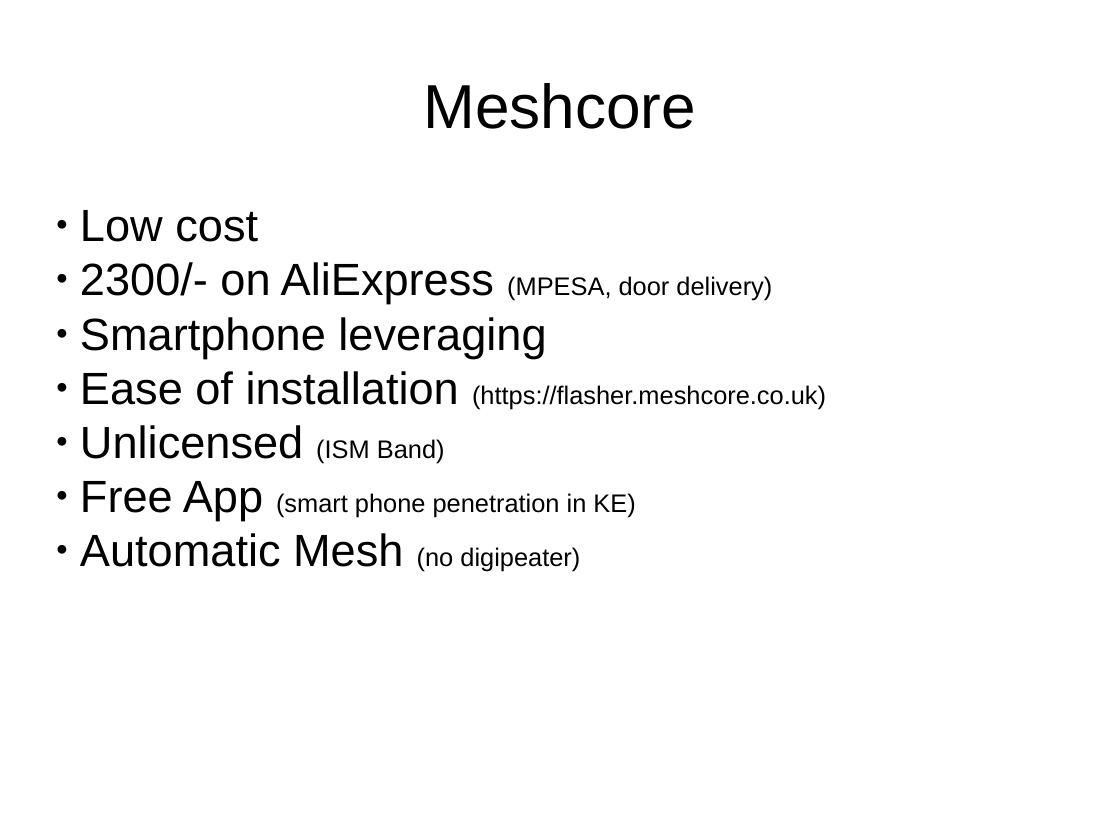
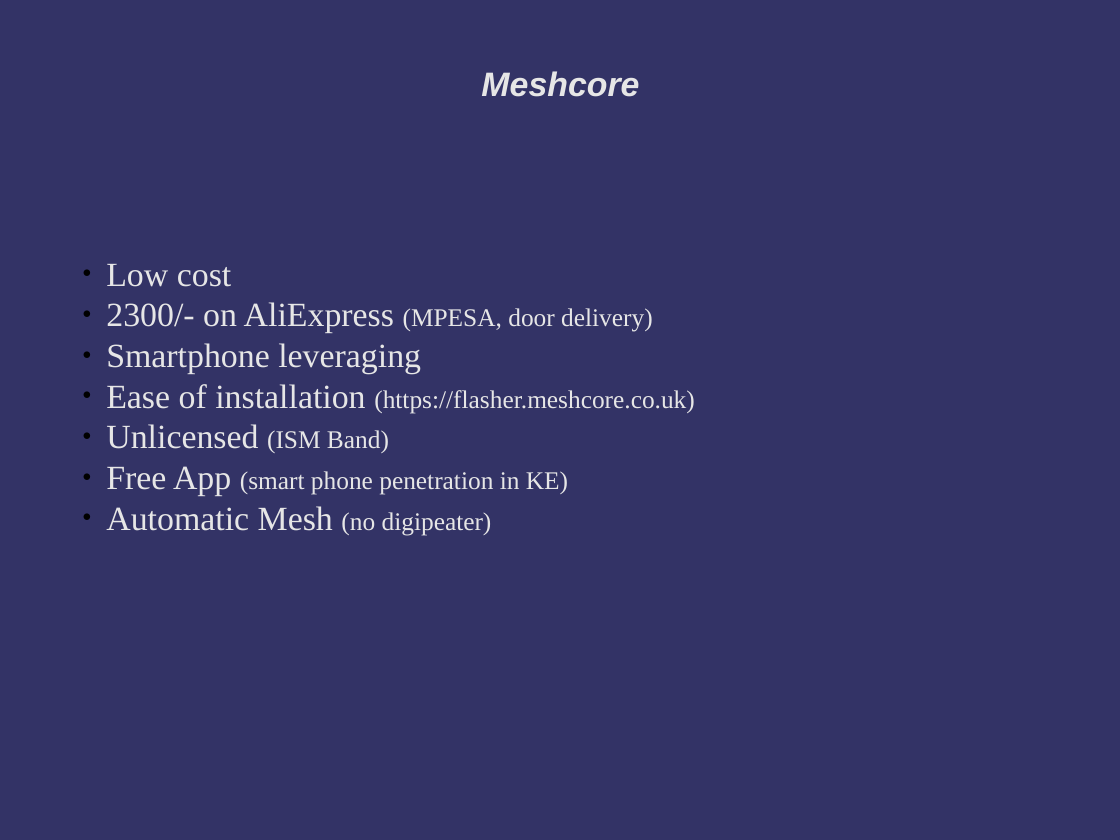
Before and after one commit to drneal/LoRA-Kenya, a slide deck: slide 2 of Strath_Px.odp (slide 1 before the commit). Drawn at 1120x840 pixels with LibreOffice and Linux fonts; fonts in the diff are those of the drawing; background and template pictures are left out. Boxes give left, top, right and bottom in pixels: in the first picture for what was removed or moved away, otherwise in the second. Text is boxed around its words. In the diff, an @@ line names an element or a change of style, - is before the commit and + after.

```diff
--- a/Strath_Px.odp
+++ b/Strath_Px.odp
@@ background #FFFFFF to #333366 @@
@@ title "Meshcore": place and size @@
-title "Meshcore" at <box>424,83,697,129</box>
+title "Meshcore" at <box>481,71,639,97</box>
@@ title "Meshcore" at <box>481,71,639,97</box>: size 44 to 24 pt, text colour #000000 to #E6E6E6, bold on, italic on @@
@@ subtitle "Low cost": place and size @@
-subtitle "Low cost" at <box>80,210,826,572</box>
+subtitle "Low cost" at <box>106,264,695,536</box>
@@ subtitle "Low cost" at <box>106,264,695,536</box>: size 32 to 24 pt in "Low cost", "2300/- on AliExpress", "Smartphone leveraging", "Ease of installation" and 3 more places; font Arial to Times New Roman, text colour #000000 to #E6E6E6; vertical alignment top to middle @@
```
Also in this commit, not shown: 5 slides added, 1 other file.
